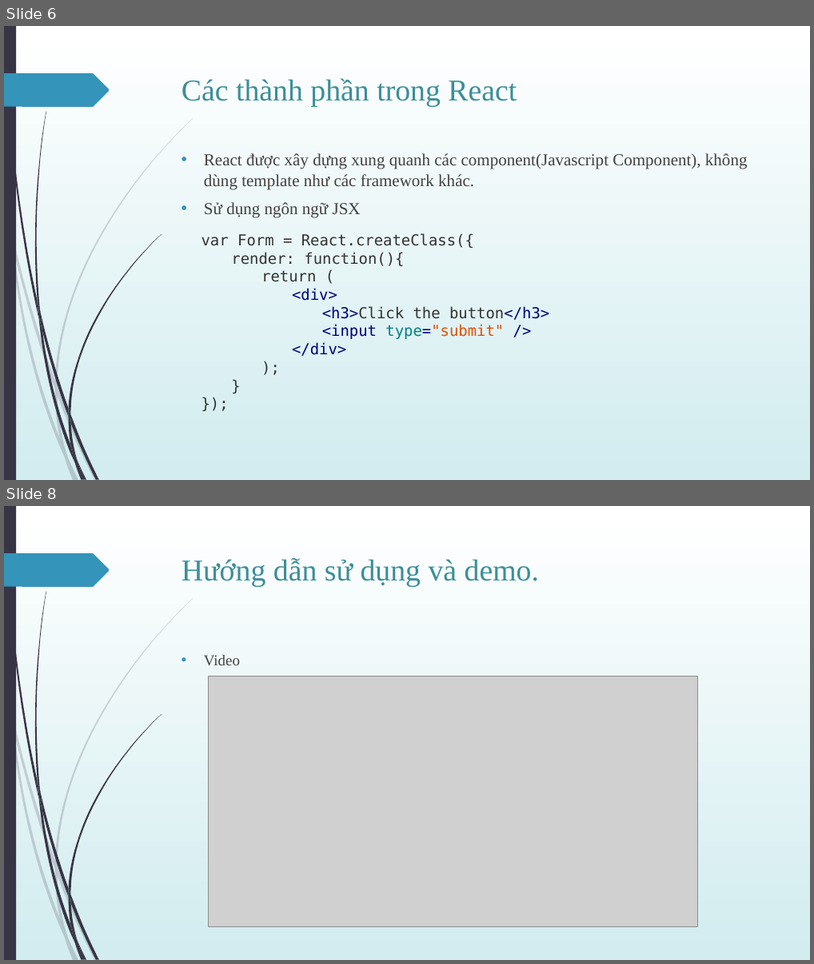
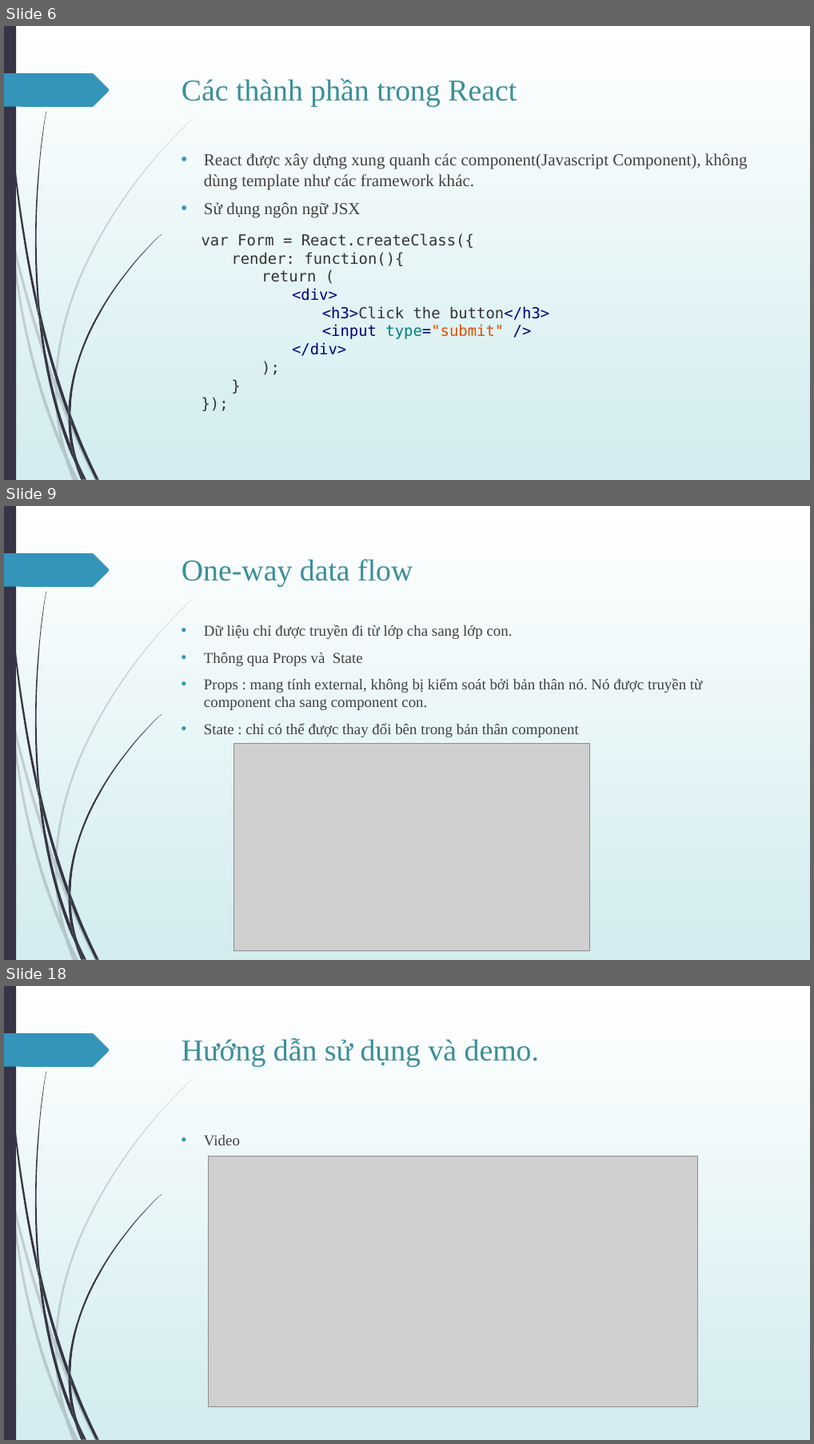
Before and after one commit to Nguyen257/-UDPT-TH2013-Seminar-React-Redux, a slide deck: Giới-thiệu-về-React-Redux.pptx. Shown one above the other, each under a label of ours: slides 6 and 8 before the commit, slides 6, 9 and 18 after it; the slides between them are not shown. The pictures are 814x964 and 814x1444 pixels, drawn with LibreOffice and Linux fonts; fonts in the diff are those of the drawing; grey boxes stand for pictures. Boxes give left, top, right and bottom in pixels: in the first picture for what was removed or moved away, otherwise in the second. Text is boxed around its words. In the diff, an @@ line names an element or a change of style, - is before the commit and + after.

```diff
--- a/Giới-thiệu-về-React-Redux.pptx
+++ b/Giới-thiệu-về-React-Redux.pptx
@@ slide 9 added at <box>4,506,810,960</box>, background gradient #FFFFFF to #D2EDF0; not listed: 24 template elements that a slide beside it also shows @@
@@ title added at <box>182,559,413,587</box>, 36 pt, text #3A8F98 @@
+One-way data flow
@@ text added at <box>204,624,702,737</box>, 18 pt, text #404040 @@
+• Dữ liệu chỉ được truyền đi từ lớp cha sang lớp con.
+• Thông qua Props và State
+• Props : mang tính external, không bị kiểm soát bởi bản thân nó. Nó được truyền từ component cha sang component con.
+• State : chỉ có thể được thay đổi bên trong bản thân component
@@ picture added at <box>234,743,590,951</box> @@
@@ what was slide 8 is now slide 18 @@
```
Also in this commit, not shown: 4 slides changed, 9 other slides added.
